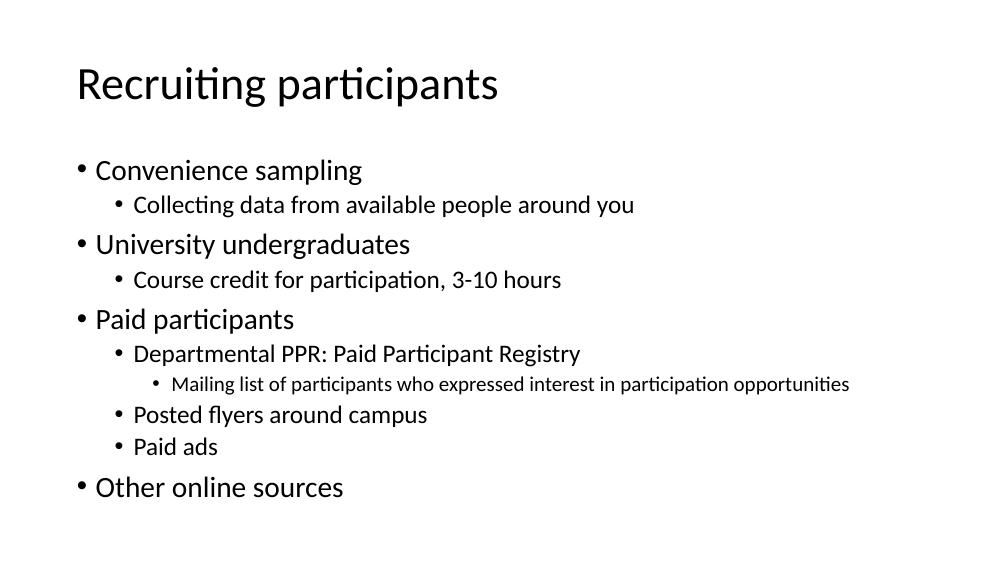
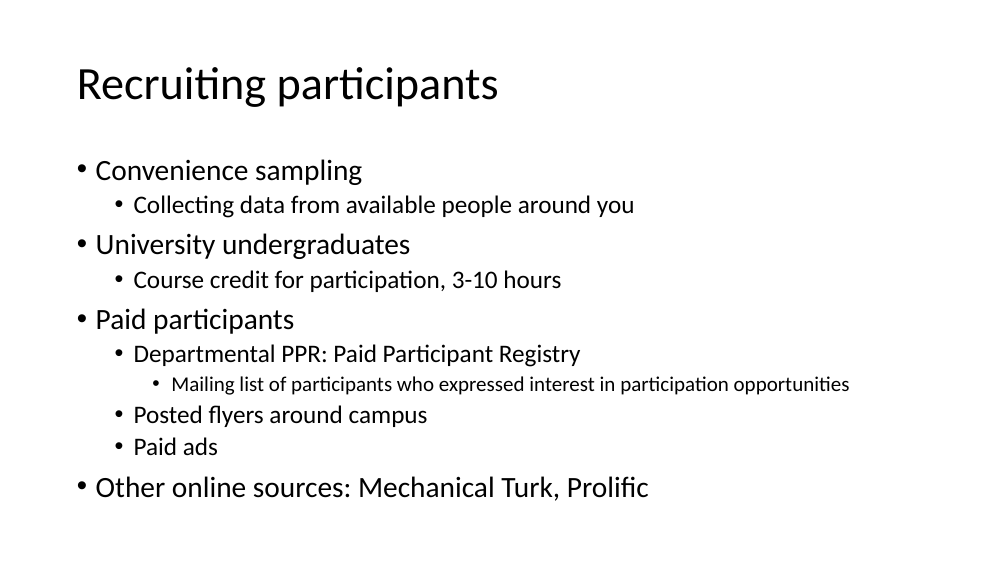
Before and after one commit to preber/Research-Methods, a slide deck: slide 9 of Class Slides 2024/Class 13.pptx. Drawn at 1008x567 pixels with LibreOffice and Linux fonts; fonts in the diff are those of the drawing. Boxes give left, top, right and bottom in pixels: in the first picture for what was removed or moved away, otherwise in the second. Text is boxed around its words. In the diff, an @@ line names an element or a change of style, - is before the commit and + after.

Commit message:
slides

```diff
--- a/Class Slides 2024/Class 13.pptx
+++ b/Class Slides 2024/Class 13.pptx
@@ text at (96, 476, 649, 501): text changed @@
-• Other online sources
+• Other online sources: Mechanical Turk, Prolific
```
Also in this commit, not shown: 2 slides added, 2 other files.
